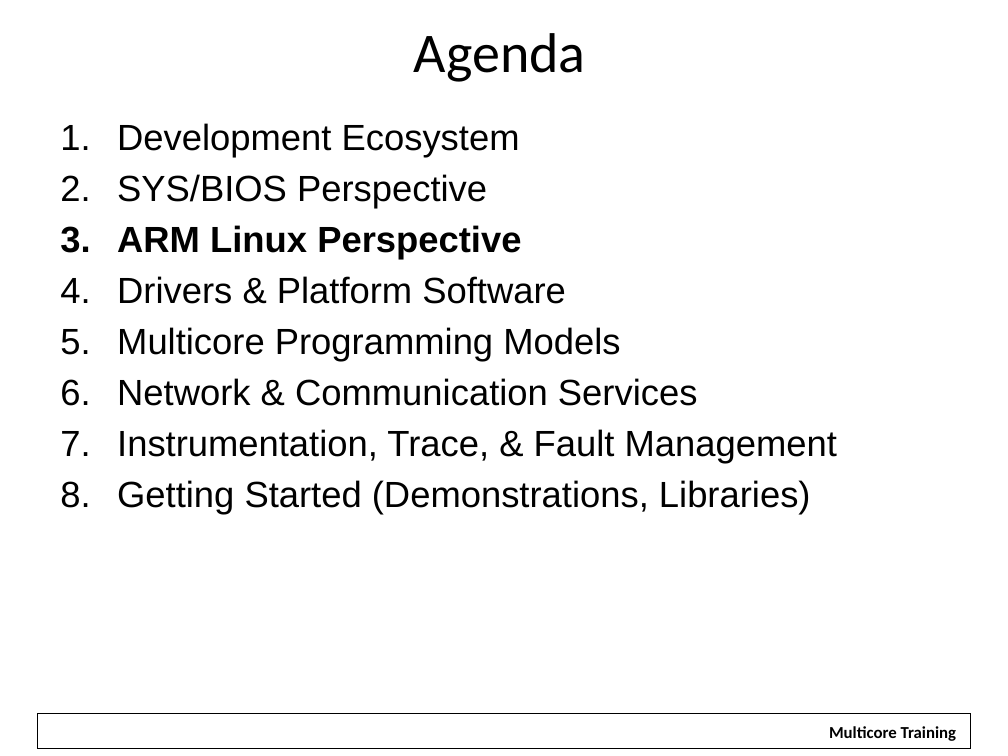
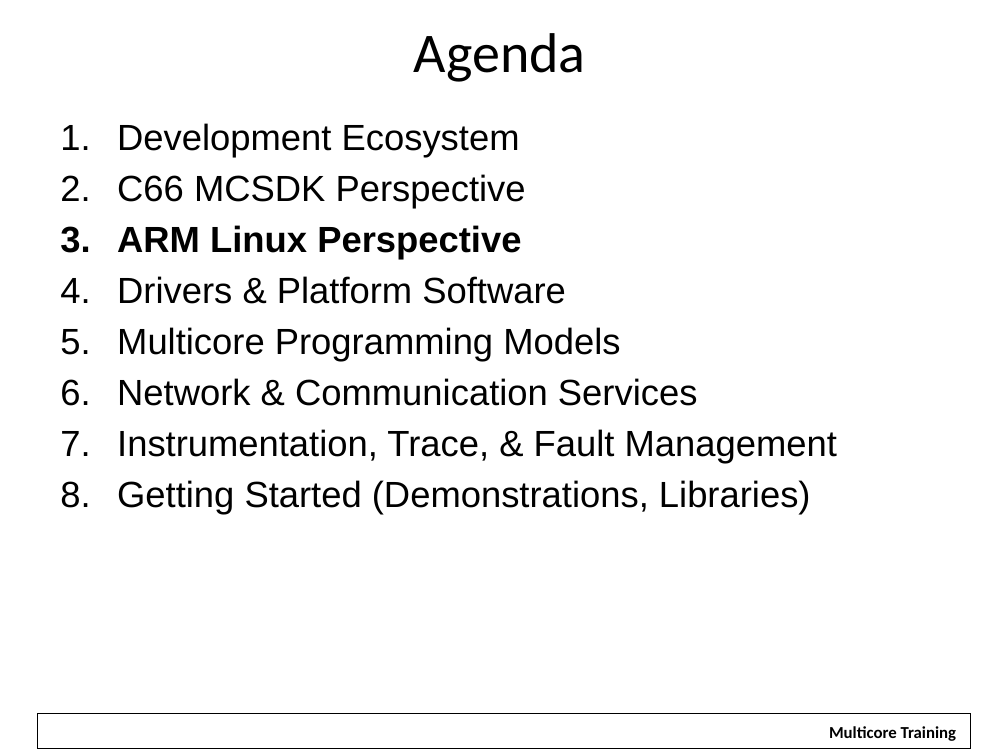
Before and after one commit to hari1989/keystone-workshop, a slide deck: slide 17 of preliminary/Working/presentations/KS1-2 SW Overview.pptx (slide 18 before the commit). Drawn at 1008x756 pixels with LibreOffice and Linux fonts; fonts in the diff are those of the drawing; background and template pictures are left out. Boxes give left, top, right and bottom in pixels: in the first picture for what was removed or moved away, otherwise in the second. Text is boxed around its words. In the diff, an @@ line names an element or a change of style, - is before the commit and + after.

Commit message:
More changes,  move from BIOS prospective to C66 MCSDK prospective

```diff
--- a/preliminary/Working/presentations/KS1-2 SW Overview.pptx
+++ b/preliminary/Working/presentations/KS1-2 SW Overview.pptx
@@ text at [117,174,526,209]: text changed @@
-2. SYS/BIOS Perspective
+2. C66 MCSDK Perspective
```
Also in this commit, not shown: 20 other slides changed, 1 slide removed.
